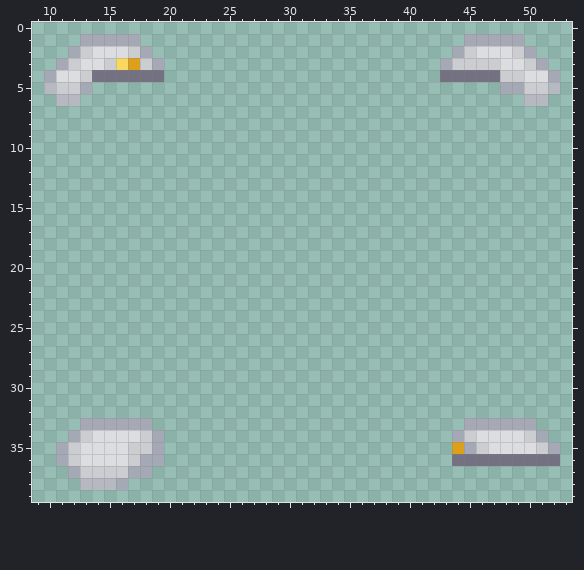
A pixel-art sprite gets an edit: Resources/Textures/SS220/Clothing/Head/Hats/beret_diplomat.rsi/equipped-HELMET.png. The picture above was drawn from the file before the commit.
The file is 64x64 pixels. Colours within 5 levels of each other are drawn and written as one. Shown: x 9..53, y 0..39.
The same view after the edit:
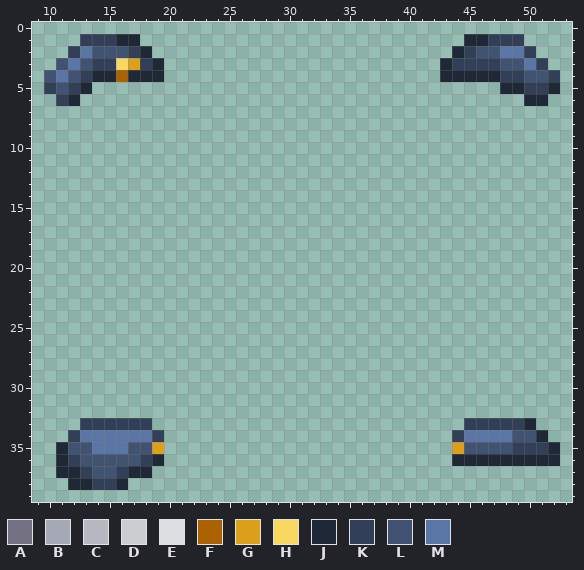
Palette (. is transparent): A #747182  B #a5a9b6  C #b7b9c2  D #cbcdd1  E #dcdde0  F #aa6300  G #dca01b  H #f8d860  J #1f2837  K #323f58  L #405372  M #5a76a6
The edit:
Changed rows in their new state; - is an unchanged pixel.
first column x 10:
 1 ---KKKJJ---------------------------JJKKK---
 2 --KMLLLKJ-------------------------JKLLMMK--
 3 -LMLKK--KJ-----------------------JKKKKLLMK-
 4 LMLKJJFJJJ-----------------------JJJJJKKLLK
 5 KLKJ----------------------------------JJKKJ
 6 -KJ-------------------------------------JJ-
first column x 11:
33 --KKKKKK--------------------------KKKKKJ--
34 -KMMMMMMK------------------------KMMMMLLJ-
35 JLLMMMLLG-------------------------LLLLKKKJ
36 JKLLLLLKJ------------------------JJJJJJJJJ
37 JJKLLKJJ----------------------------------
38 -JJKKJ------------------------------------
Where, in picture pixels (left, top, right, bottom), the same in both pictures:
changed: (44, 34, 164, 106)
changed: (440, 34, 560, 106)
changed: (56, 418, 164, 490)
changed: (452, 418, 560, 466)
